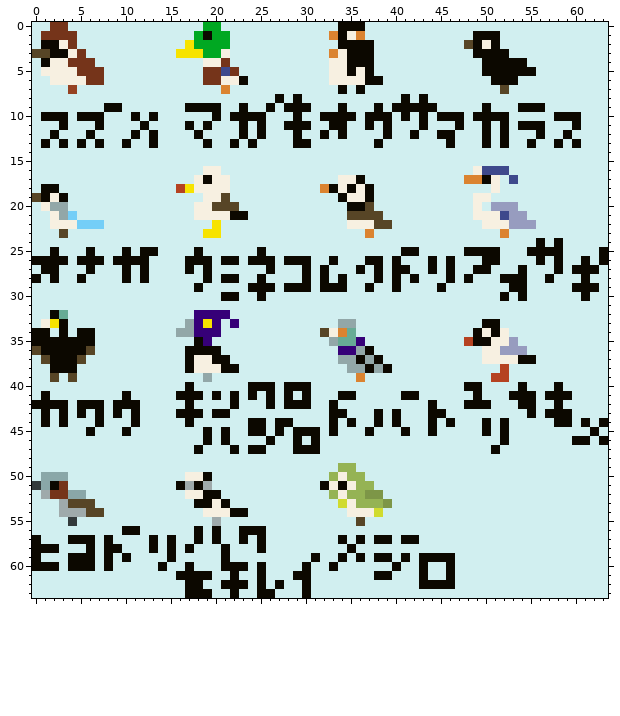
A pixel-art sprite gets an edit: src/2024/birds.png. This is how it looked before the edit.
The file is 64x64 pixels.
After:
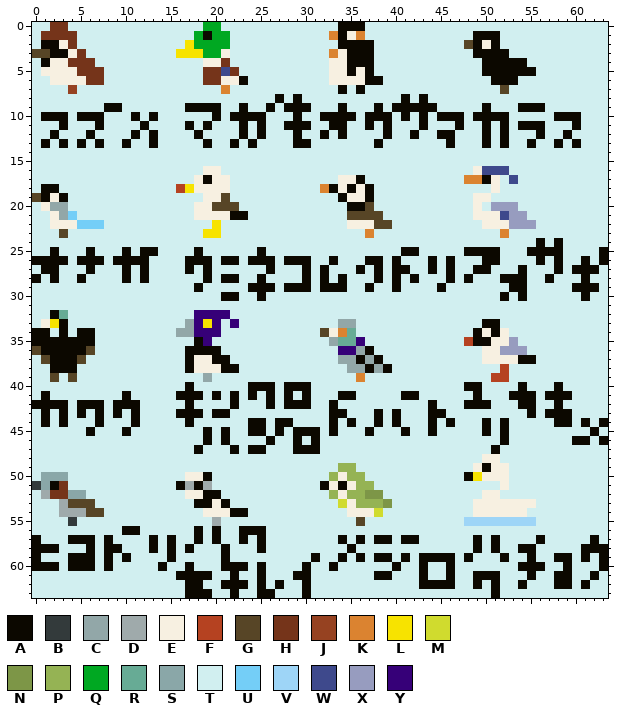
Palette (. is transparent): A #0c0800  B #333a3b  C #92a7a8  D #9faaab  E #f7f0e1  F #b54221  G #574526  H #75341a  J #964221  K #db8330  L #f7e300  M #d0db2e  N #7d9647  P #95b354  Q #00a822  R #67ab95  S #8aa7a8  T #d1eff0  U #74cef7  V #9ed5f7  W #3e498c  X #979cbf  Y #360078
The edit:
Changed rows in their new state; - is an unchanged pixel.
first column x 48:
48 --EE------------
49 -EAEE-----------
50 ALEEE-----------
51 ----E-----------
52 --EE------------
53 -EEEEEEE--------
54 -EEEEEE---------
55 VVVVVVVV--------
57 -A-A----A-----A-
58 -A-A--AA-----AAA
59 A---A--A--AA-A-A
60 ------AAA--A---A
61 -AAA---A--AA--A-
62 -A-A--A---AA-A--
63 ---A------------
Boxes around the changes in both pictures, in picture pixels (x1, y1, x2, y2):
changed: (464, 454, 608, 598)
